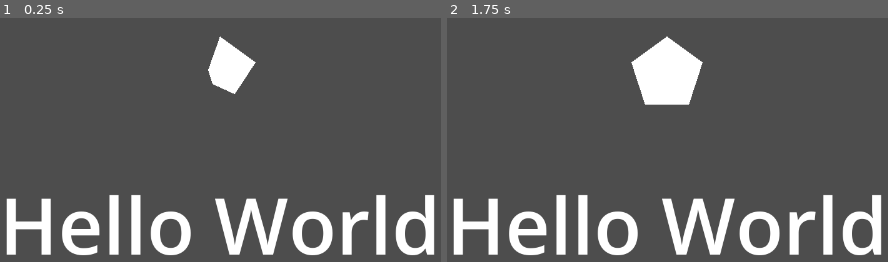
Above: before the commit, frames 1-2 (left to right).
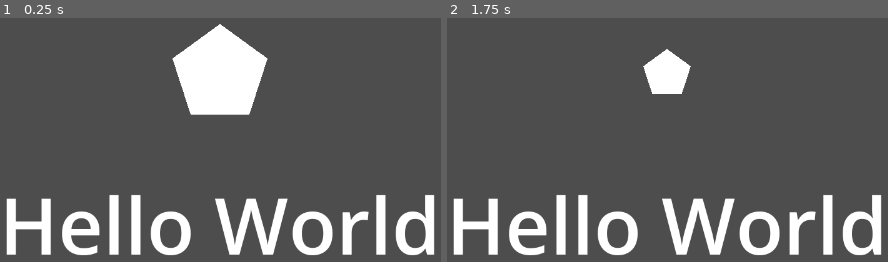
Above: after the commit, the same moments.

Repository: jakedruth/GGJ_2026
Game: Godot game, scene res://Scenes/DispatchScreen.tscn
The game is run twice, just before and just after one commit, with the same random seed, the same clock (stepped at 60 frames per second) and the same inputs.
Inputs (mouse positions are in pixels of both pictures, inside the frame that each line leads up to):
- Up to frame 1 (0.25 s): no input
- Up to frame 2 (1.75 s): tap Enter at 0.5 s; move the mouse to (843, 201) at 0.52 s; click (843, 201) at 0.67 s; tap Space at 1.25 s; move the mouse to (508, 247) at 1.27 s; click (508, 247) at 1.42 s

The runs differ from the first frame. In frame 1, 4.2% of the frame differs, in the area x 39-61%, y 2-40%; in frame 2, 1.8%.

Commit message:
Got the ratio of overlap for percentages

Diff:
--- a/Resources/player_01.tres
+++ b/Resources/player_01.tres
@@ -4,9 +4,9 @@
 
 [resource]
 script = ExtResource("1_fsoxb")
-POW = 3
-SNK = 3
-SPD = 2
-CHA = 1
-INT = 1
+POW = 4
+SNK = 4
+SPD = 4
+CHA = 4
+INT = 4
 metadata/_custom_type_script = "uid://8mnpkj1dxmlk"
--- a/Resources/quest_01.tres
+++ b/Resources/quest_01.tres
@@ -4,9 +4,9 @@
 
 [resource]
 script = ExtResource("1_6uqer")
-POW = 3
-SNK = 3
-SPD = 3
-CHA = 3
-INT = 3
+POW = 2
+SNK = 2
+SPD = 2
+CHA = 2
+INT = 2
 metadata/_custom_type_script = "uid://8mnpkj1dxmlk"
--- a/Scripts/GameManager.gd
+++ b/Scripts/GameManager.gd
@@ -1,7 +1,7 @@
 extends Node
 
-@export var characterStats: Resource;
-@export var questStats: Resource;
+@export var characterStats: Stats;
+@export var questStats: Stats;
 @export var polygon2D: Polygon2D;
 
 var isChar: bool = false;
@@ -9,8 +9,12 @@
 
 # Called when the node enters the scene tree for the first time.
 func _ready() -> void:
-	var poly = characterStats.get_polygon();
+	var poly = characterStats.to_polygon2D();
 	polygon2D.polygon = poly;
+
+	var result = characterStats.get_overlap_area_ratio(questStats)
+	result = questStats.get_overlap_area_ratio(characterStats)
+	print(result);
 
 	pass # Replace with function body.
 
@@ -24,6 +28,6 @@
 	if event is InputEventMouseButton and event.button_index == MOUSE_BUTTON_LEFT:
 		isChar = !isChar
 		if isChar:
-			polygon2D.polygon = characterStats.get_polygon();
+			polygon2D.polygon = characterStats.to_polygon2D();
 		else:
-			polygon2D.polygon = questStats.get_polygon();
+			polygon2D.polygon = questStats.to_polygon2D();
--- a/Scripts/Stats.gd
+++ b/Scripts/Stats.gd
@@ -6,30 +6,51 @@
 @export var CHA: int = 0
 @export var INT: int = 0
 
+func get_overlap_area_ratio(other: Stats) -> float:
+	var _a = to_polygon2D();
+	var _b = other.to_polygon2D();
+	var _overlap = Geometry2D.intersect_polygons(_a, _b)[0];
 
-func get_overlap_area_ratio(other: Stats) -> float:
-	var poly = get_polygon()
-	var _otherPoly = other.get_polygon()
+	var _areaA = _get_area(_a);
+	var _areaB = _get_area(_b);
+	var _areaO = _get_area(_overlap);
 
-	for p in poly:
-		print("point:", p.x, "\t", p.y)
-		pass
+	var ratio = _areaO / _areaB
 
-	return other.POW;
+	return ratio;
 
 
-func get_polygon() -> Array[Vector2]:
-	const delta = 2 * PI * 0.2;
-	var arr: Array[Vector2] = [
+func get_overlap_with_other(other: Stats) -> PackedVector2Array:
+	var _a = to_polygon2D()
+	var _b = other.to_polygon2D()
+	var overlap = Geometry2D.intersect_polygons(_a, _b);
+	return overlap
+
+
+func to_polygon2D() -> PackedVector2Array:
+	const delta = 2 * PI * 0.2
+	var verts: PackedVector2Array = [
 		_get_point(POW, 0 * delta),
 		_get_point(SNK, 1 * delta),
 		_get_point(SPD, 2 * delta),
 		_get_point(CHA, 3 * delta),
-		_get_point(INT, 4 * delta),
-	];
-	return arr
+		_get_point(INT, 4 * delta)];
+	return verts
 
 
 ## Converts a radial coord to cartesian coord
 func _get_point(radius: int, angle: float) -> Vector2:
 	return Vector2(cos(angle), sin(angle)) * radius
+
+func _get_area(verts: PackedVector2Array) -> float:
+	var area = 0;
+	var productA = 0;
+	var productB = 0;
+	for i in verts.size():
+		var n = (i + 1) % verts.size();
+		productA += verts[i].x * verts[n].y
+		productB += verts[i].y * verts[n].x
+		pass
+	area = (productA - productB) * 0.5
+
+	return area;
